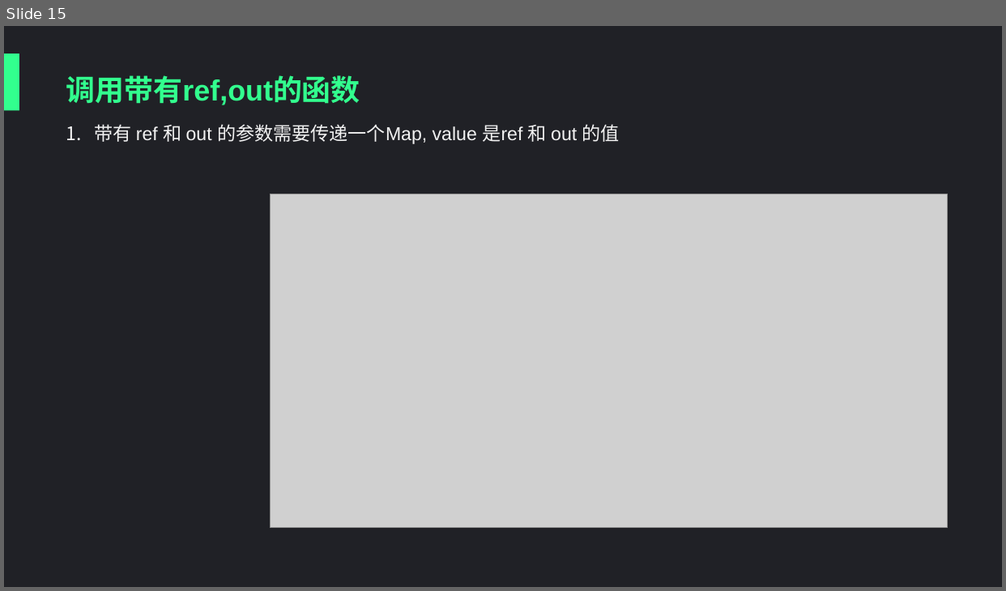
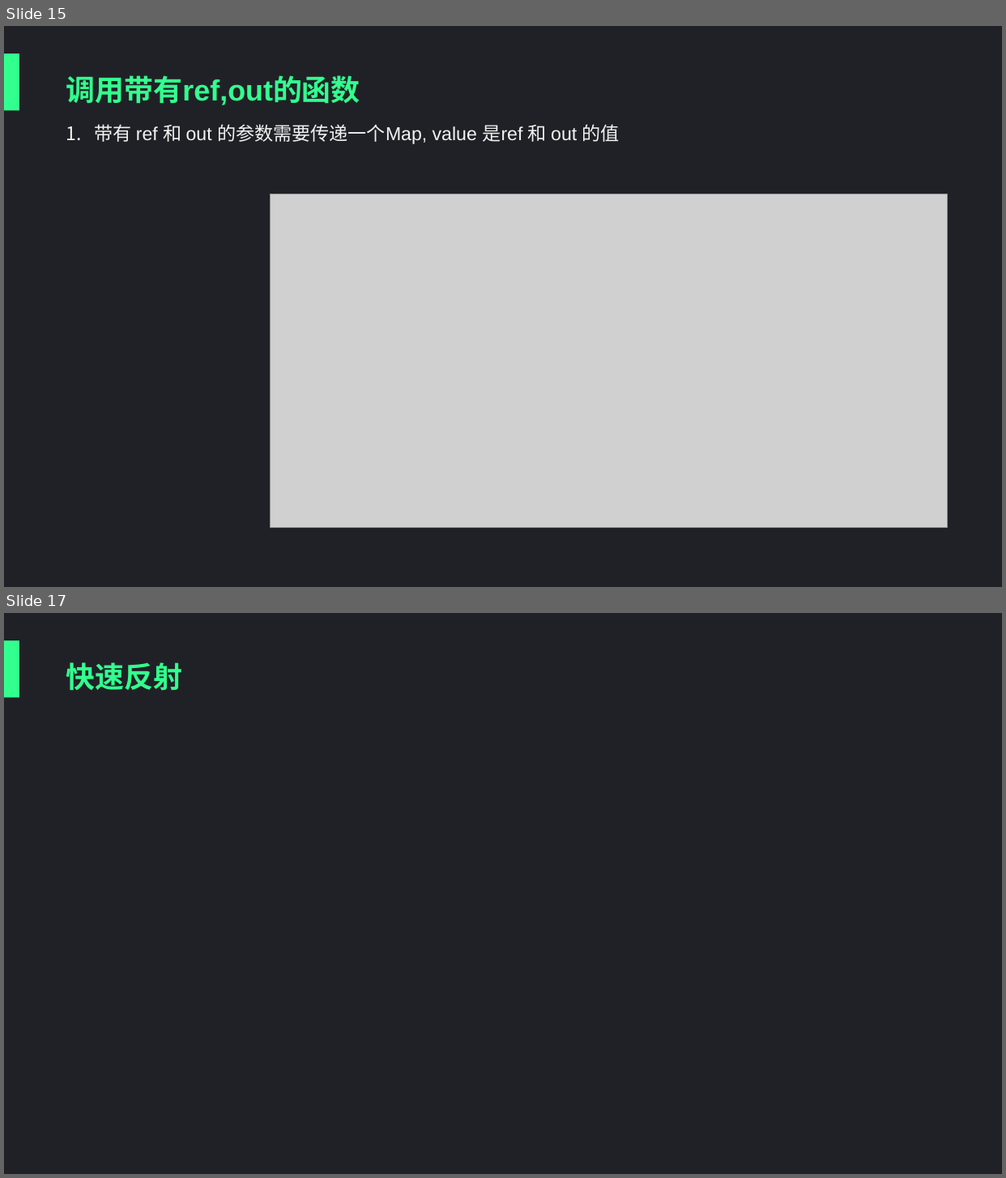
Before and after one commit to qingfeng346/qingfeng346.github.io, a slide deck: src/ppt.pptx. Shown one above the other, each under a label of ours: slide 15 before the commit, slides 15 and 17 after it; the slides between them are not shown. The pictures are 1006x591 and 1006x1178 pixels, drawn with LibreOffice and Linux fonts; fonts in the diff are those of the drawing; grey boxes stand for pictures; background and template pictures are left out. Boxes give left, top, right and bottom in pixels: in the first picture for what was removed or moved away, otherwise in the second. Text is boxed around its words. In the diff, an @@ line names an element or a change of style, - is before the commit and + after.

```diff
--- a/src/ppt.pptx
+++ b/src/ppt.pptx
@@ slide 17 added at (x1=4, y1=613, x2=1002, y2=1174), background #202126; not listed: 1 template element that a slide beside it also shows @@
@@ title added at (x1=66, y1=662, x2=183, y2=691), 28 pt, text #32FF8E, bold @@
+快速反射
```
Also in this commit, not shown: 2 other slides added, 3 slides removed.
